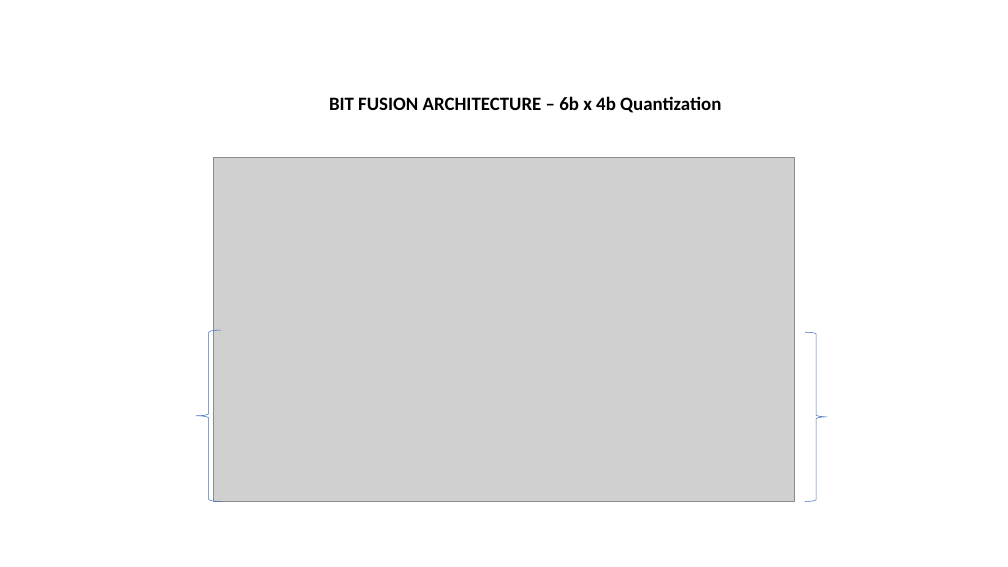
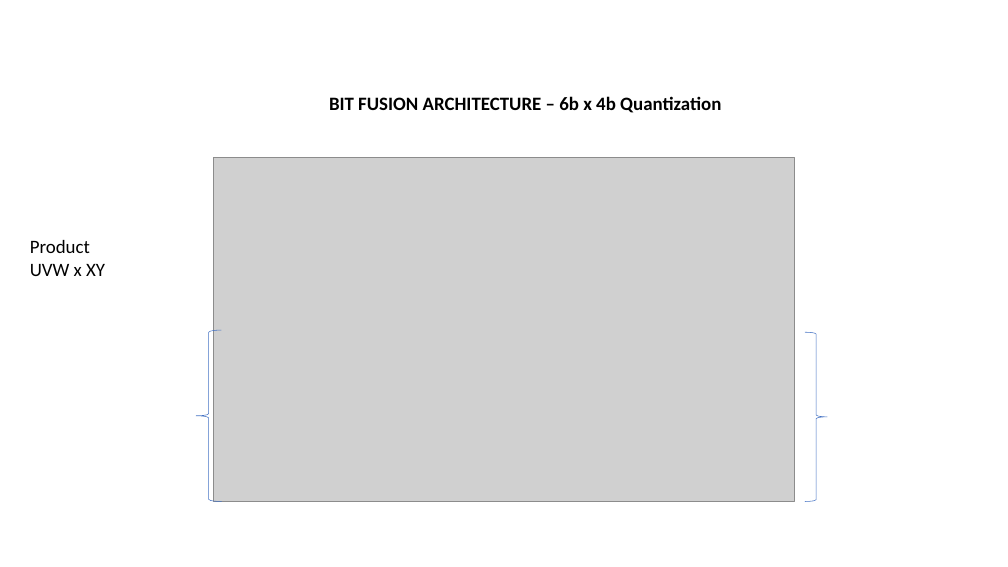
Before and after one commit to guptarohit994/bitfusionQuant6b, a slide deck: slide 6 of Presentation_Status.pptx. Drawn at 1008x567 pixels with LibreOffice and Linux fonts; fonts in the diff are those of the drawing; grey boxes stand for pictures. Boxes give left, top, right and bottom in pixels: in the first picture for what was removed or moved away, otherwise in the second. Text is boxed around its words. In the diff, an @@ line names an element or a change of style, - is before the commit and + after.

```diff
--- a/Presentation_Status.pptx
+++ b/Presentation_Status.pptx
@@ text added at (30, 240, 105, 276), 18 pt, text #000000 @@
+Product
+UVW x XY
```
Also in this commit, not shown: 3 other slides changed, 1 other file.
